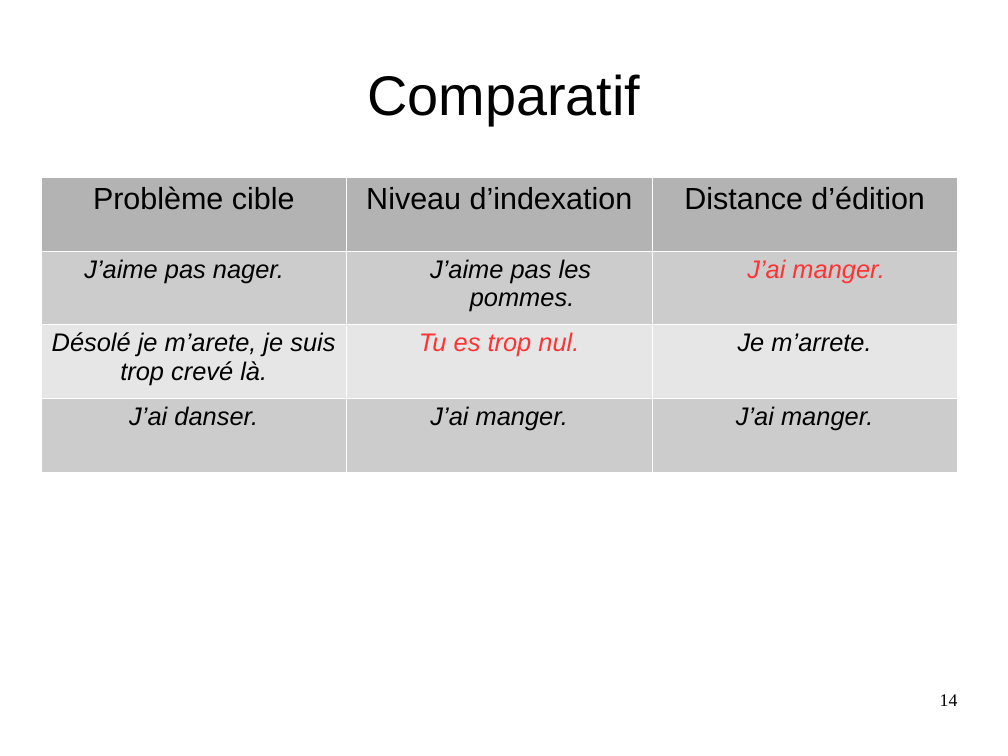
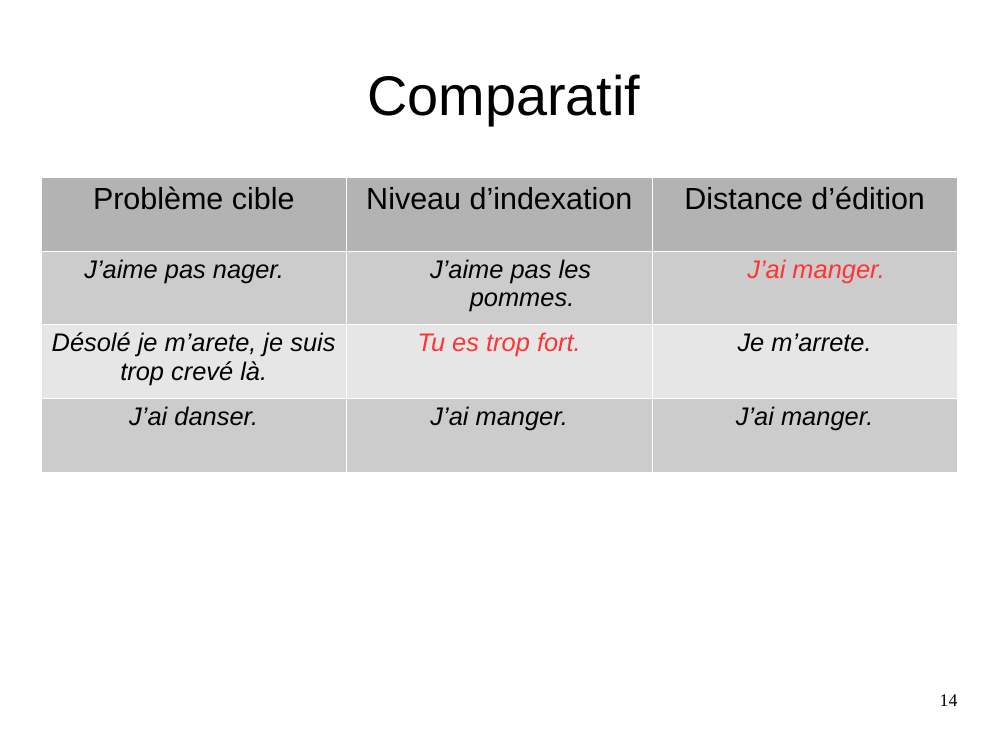
Before and after one commit to Sle3pingForest/StageL3, a slide deck: slide 14 of RapportAndre/Pres.odp. Drawn at 1008x756 pixels with LibreOffice and Linux fonts; fonts in the diff are those of the drawing. Boxes give left, top, right and bottom in pixels: in the first picture for what was removed or moved away, otherwise in the second. Text is boxed around its words. In the diff, an @@ line names an element or a change of style, - is before the commit and + after.

```diff
--- a/RapportAndre/Pres.odp
+++ b/RapportAndre/Pres.odp
@@ table at (x1=41, y1=177, x2=958, y2=472) @@
-row 3, column 2: Tu es trop nul.
+row 3, column 2: Tu es trop fort.
```
Also in this commit, not shown: 4 other slides changed.
